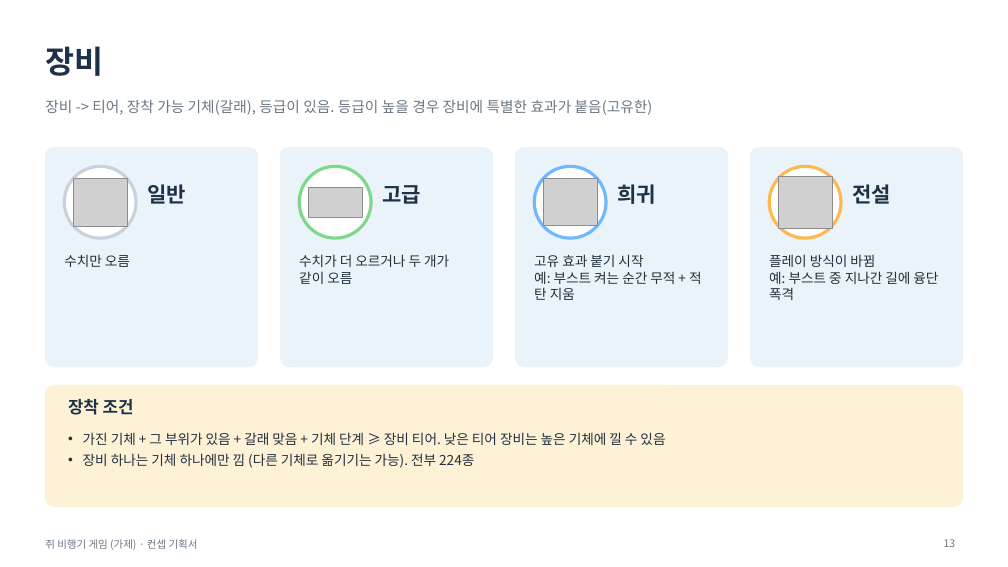
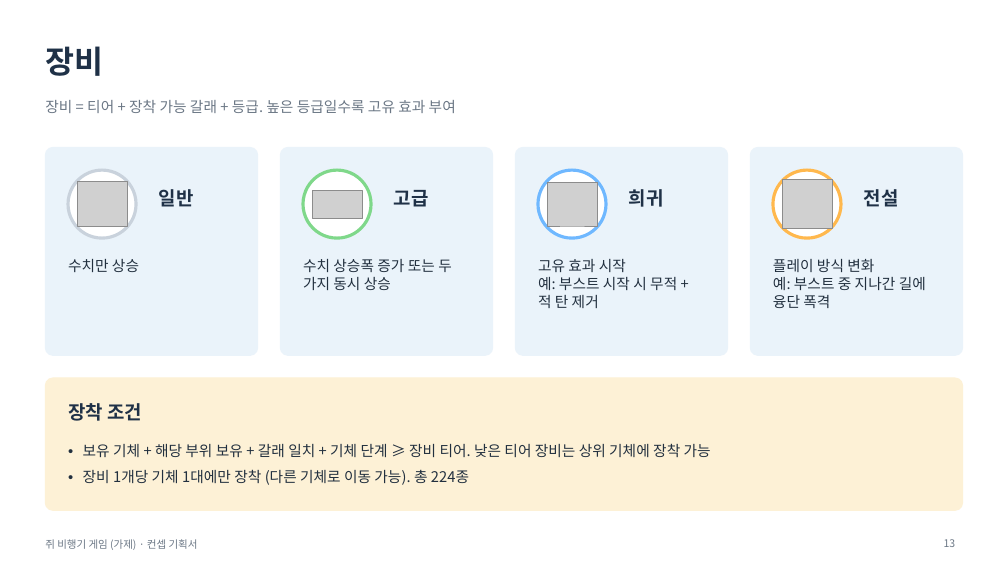
Before and after one commit to inory16351/RatPlain, a slide deck: slide 13 of 컨셉기획서.pptx. Drawn at 1008x567 pixels with LibreOffice and Linux fonts; fonts in the diff are those of the drawing; grey boxes stand for pictures. Boxes give left, top, right and bottom in pixels: in the first picture for what was removed or moved away, otherwise in the second. Text is boxed around its words. In the diff, an @@ line names an element or a change of style, - is before the commit and + after.

```diff
--- a/컨셉기획서.pptx
+++ b/컨셉기획서.pptx
@@ text at (45,100,456,113): text changed @@
-장비 -> 티어, 장착 가능 기체(갈래), 등급이 있음. 등급이 높을 경우 장비에 특별한 효과가 붙음(고유한)
+장비 = 티어 + 장착 가능 갈래 + 등급. 높은 등급일수록 고유 효과 부여
@@ rounded rectangle: place and size @@
-rounded rectangle at (45,147,258,367)
+rounded rectangle at (45,147,258,355)
@@ rounded rectangle: place and size @@
-rounded rectangle at (281,147,493,367)
+rounded rectangle at (281,147,493,355)
@@ rounded rectangle: place and size @@
-rounded rectangle at (516,147,728,367)
+rounded rectangle at (516,147,728,355)
@@ proportions changed in 5 elements at (45,378,963,510), (45,147,258,355), (281,147,493,355), (516,147,728,355), (750,147,963,355) @@
@@ rounded rectangle: place and size @@
-rounded rectangle at (750,147,963,367)
+rounded rectangle at (750,147,963,355)
@@ ellipse: place and size @@
-ellipse at (64,166,136,238)
+ellipse at (68,170,136,238)
@@ ellipse: place and size @@
-ellipse at (299,166,371,238)
+ellipse at (303,170,371,238)
@@ ellipse: place and size @@
-ellipse at (535,166,606,238)
+ellipse at (538,170,606,238)
@@ ellipse: place and size @@
-ellipse at (769,166,841,238)
+ellipse at (773,170,841,238)
@@ picture: place and size @@
-picture at (73,178,127,226)
+picture at (77,182,127,227)
@@ text "일반": place and size @@
-text "일반" at (147,184,186,204)
+text "일반" at (159,189,194,207)
@@ text "고급": place and size @@
-text "고급" at (382,185,421,204)
+text "고급" at (394,190,429,207)
@@ picture: place and size @@
-picture at (544,178,597,225)
+picture at (547,182,597,226)
@@ text "희귀": place and size @@
-text "희귀" at (617,184,656,204)
+text "희귀" at (629,189,664,207)
@@ picture: place and size @@
-picture at (778,176,832,228)
+picture at (782,180,832,228)
@@ size 20 to 18 pt in 4 elements at (159,189,194,207), (394,190,429,207), (629,189,664,207), (864,189,899,207) @@
@@ text "전설": place and size @@
-text "전설" at (852,184,891,204)
+text "전설" at (864,189,899,207)
@@ text at (68,259,139,272): text changed; size 13 to 14 pt @@
-수치만 오름
+수치만 상승
@@ text at (303,259,452,290): text changed; size 13 to 14 pt @@
-수치가 더 오르거나 두 개가 같이 오름
+수치 상승폭 증가 또는 두 가지 동시 상승
@@ text at (538,259,677,308): text changed; size 13 to 14 pt @@
-고유 효과 붙기 시작
-예: 부스트 켜는 순간 무적 + 적 탄 지움
+고유 효과 시작
+예: 부스트 시작 시 무적 + 적 탄 제거
@@ text at (773,259,874,272): text changed; size 13 to 14 pt @@
-플레이 방식이 바뀜
+플레이 방식 변화
@@ text at (773,277,926,308): size 13 to 14 pt in "예: 부스트 중 지나간 길에 융단 폭격" @@
@@ rounded rectangle: place and size @@
-rounded rectangle at (45,386,963,507)
+rounded rectangle at (45,378,963,510)
@@ text "장착 조건" at (68,403,142,421): size 16 to 18 pt @@
@@ text at (83,443,711,485): text changed; size 13 to 14 pt @@
-• 가진 기체 + 그 부위가 있음 + 갈래 맞음 + 기체 단계 ≥ 장비 티어. 낮은 티어 장비는 높은 기체에 낄 수 있음
-• 장비 하나는 기체 하나에만 낌 (다른 기체로 옮기기는 가능). 전부 224종
+• 보유 기체 + 해당 부위 보유 + 갈래 일치 + 기체 단계 ≥ 장비 티어. 낮은 티어 장비는 상위 기체에 장착 가능
+• 장비 1개당 기체 1대에만 장착 (다른 기체로 이동 가능). 총 224종
```
Also in this commit, not shown: 18 other slides changed, 1 other file.
